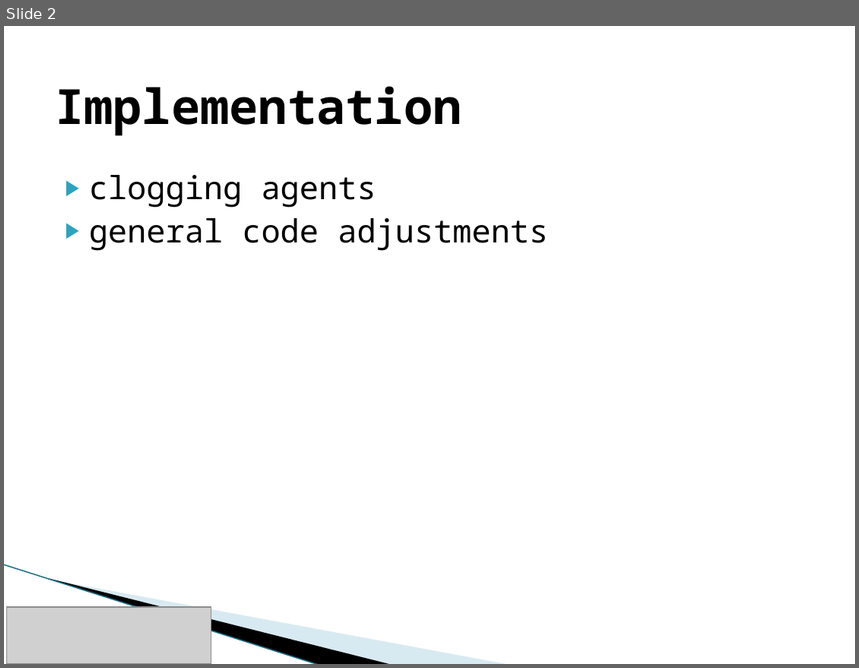
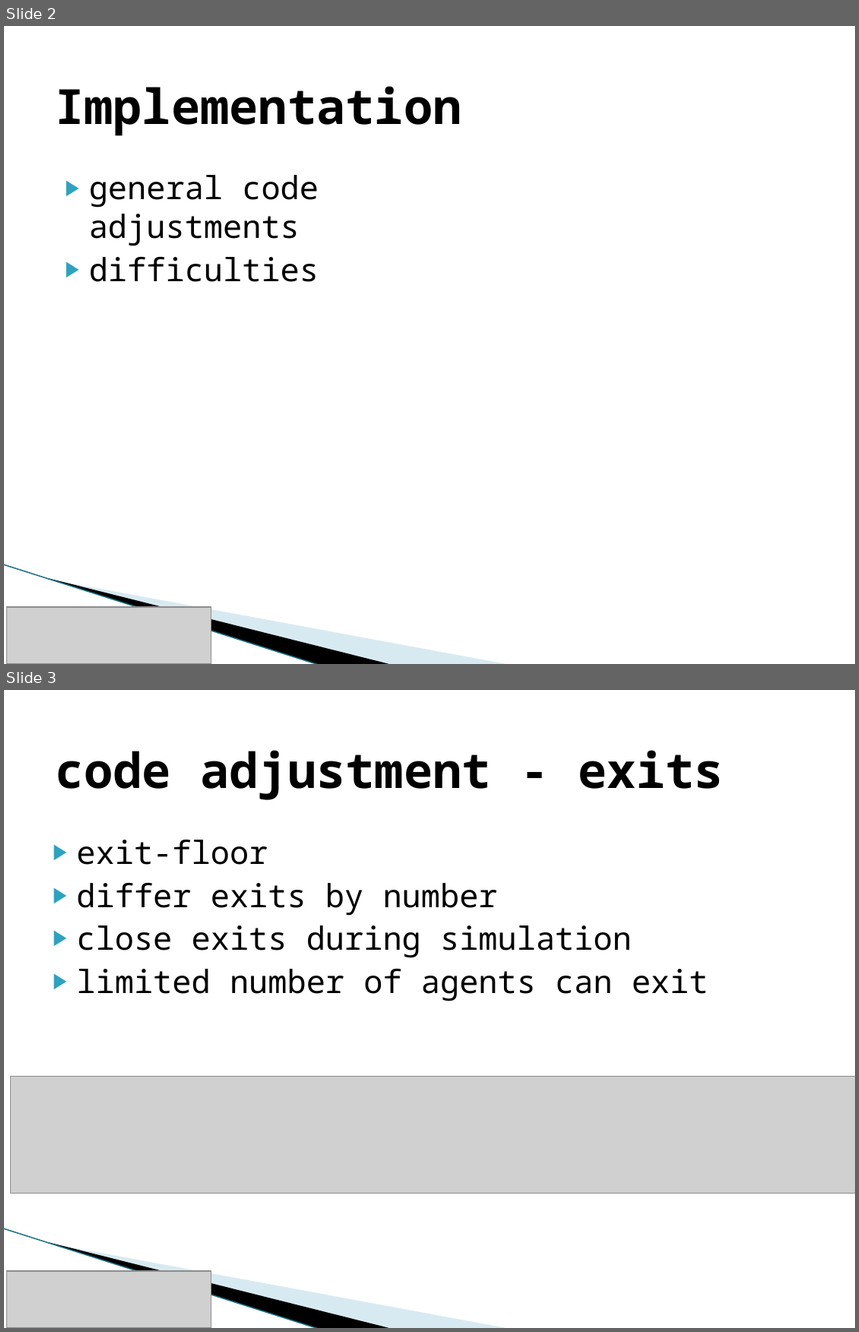
Before and after one commit to maeugste/ship-evacuation, a slide deck: presentation/presentation_ship_deck_manuela.pptx. Shown one above the other, each under a label of ours: slide 2 before the commit, slides 2 and 3 after it. The pictures are 859x668 and 859x1332 pixels, drawn with LibreOffice and Linux fonts; fonts in the diff are those of the drawing; grey boxes stand for pictures; background and template pictures are left out. Boxes give left, top, right and bottom in pixels: in the first picture for what was removed or moved away, otherwise in the second. Text is boxed around its words. In the diff, an @@ line names an element or a change of style, - is before the commit and + after.

```diff
--- a/presentation/presentation_ship_deck_manuela.pptx
+++ b/presentation/presentation_ship_deck_manuela.pptx
@@ slide 3 added at (4, 690, 855, 1328), background #FFFFFF; not listed: 3 template elements that a slide beside it also shows @@
@@ title added at (55, 750, 724, 800), 41 pt, text #000000, bold @@
+code adjustment - exits
@@ text added at (76, 840, 709, 1002), 27 pt, text #000000 @@
+▶ exit-floor
+▶ differ exits by number
+▶ close exits during simulation
+▶ limited number of agents can exit
@@ picture added at (11, 1076, 855, 1194) @@
@@ picture added at (6, 1271, 211, 1328) @@
@@ slide 2 changed as well @@
@@ text at (89, 175, 376, 208): paragraph removed @@
-▶ clogging agents
@@ text at (89, 257, 319, 282): paragraph added @@
+▶ difficulties
```
Also in this commit, not shown: 1 other slide changed, 1 other slide added.
